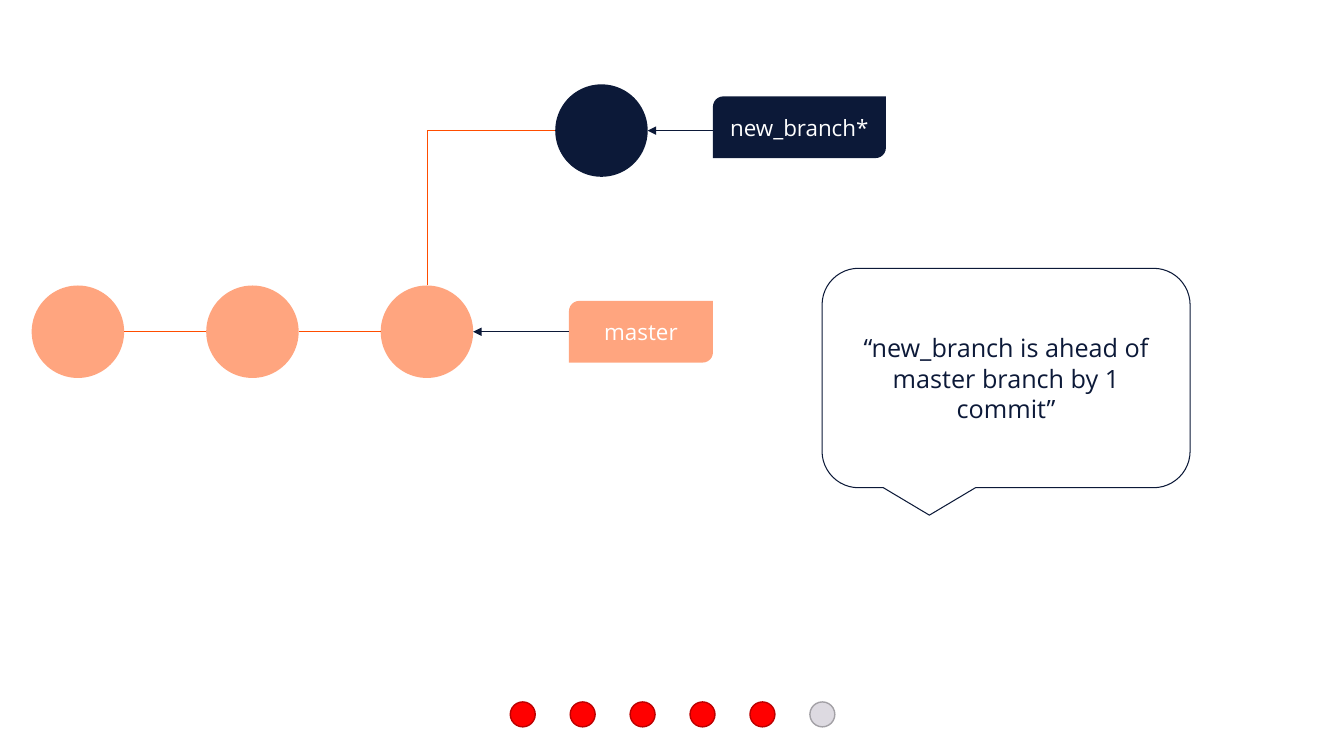
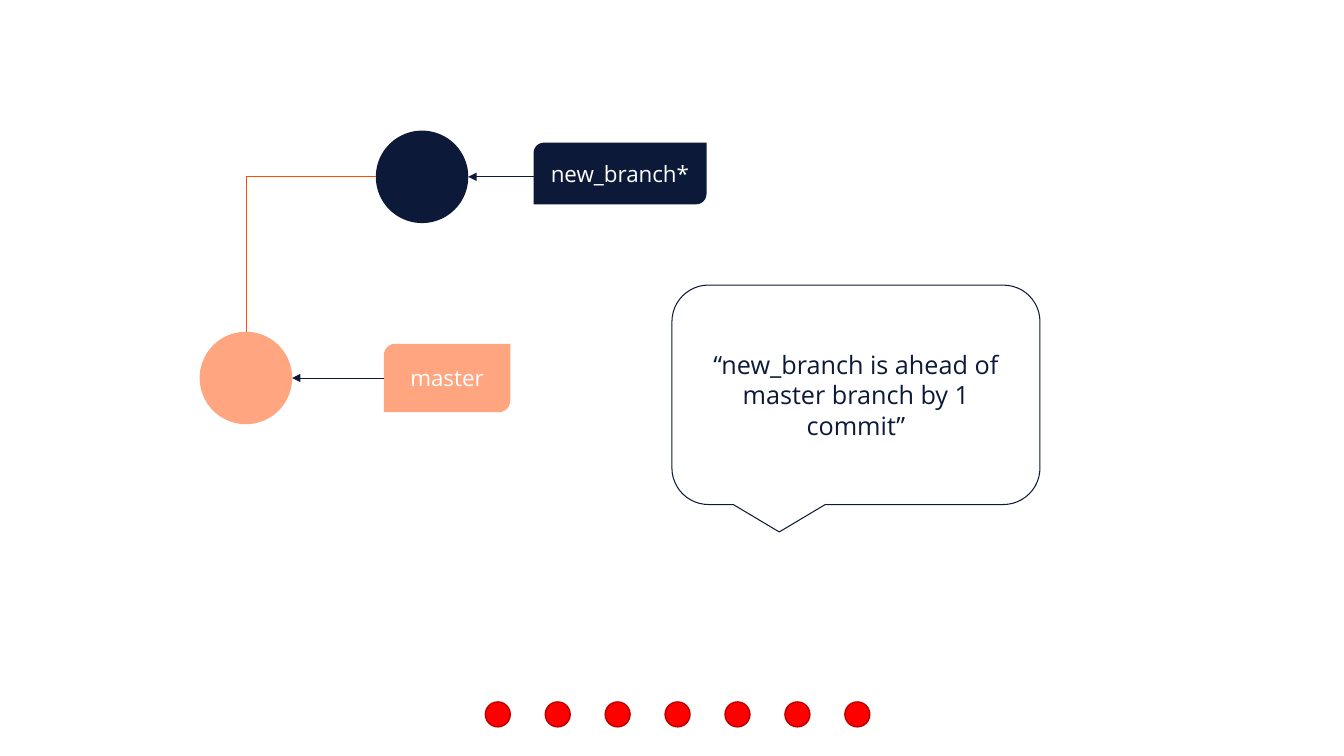
Before and after one commit to e815135/Shiny-App-Project, a slide deck: slide 42 of making basic workflow diagram.pptx (slide 40 before the commit). Drawn at 1344x756 pixels with LibreOffice and Linux fonts; fonts in the diff are those of the drawing. Boxes give left, top, right and bottom in pixels: in the first picture for what was removed or moved away, otherwise in the second. Text is boxed around its words. In the diff, an @@ line names an element or a change of style, - is before the commit and + after.

```diff
--- a/making basic workflow diagram.pptx
+++ b/making basic workflow diagram.pptx
@@ 1 round diag rect, 1 arrow, 1 ellipse, 1 elbow line: place and size @@
-1 round diag rect, 1 arrow, 1 ellipse, 1 elbow line at bbox=[427, 85, 886, 285]
+1 round diag rect, 1 arrow, 1 ellipse, 1 elbow line at bbox=[246, 131, 707, 332]
@@ rounded speech box "“new_branch is ahead of master ...": place and size @@
-rounded speech box "“new_branch is ahead of master ..." at bbox=[823, 268, 1191, 488]
+rounded speech box "“new_branch is ahead of master ..." at bbox=[673, 285, 1041, 505]
@@ ellipse: place and size @@
-ellipse at bbox=[207, 285, 299, 378]
+ellipse at bbox=[200, 332, 292, 424]
@@ group removed at bbox=[31, 285, 474, 378]: 2 ellipses, 2 lines @@
@@ round diag rect "master": place and size @@
-round diag rect "master" at bbox=[569, 301, 713, 363]
+round diag rect "master" at bbox=[384, 344, 510, 412]
@@ arrow moved from (569, 332) - (473, 332) to (384, 378) - (292, 378) @@
@@ 6 ellipses: place and size @@
-6 ellipses at bbox=[510, 702, 835, 727]
+6 ellipses at bbox=[485, 702, 811, 727]
@@ ellipse at bbox=[785, 702, 811, 727]: fill #DDDAE1 to #FF0000; outline #A3A1A6 1 pt to #BD0000 1 pt @@
@@ ellipse added at bbox=[845, 702, 870, 727], fill #FF0000, outline #BD0000 1 pt @@
```
Also in this commit, not shown: 9 other slides changed, 2 slides added, 1 slide removed.
